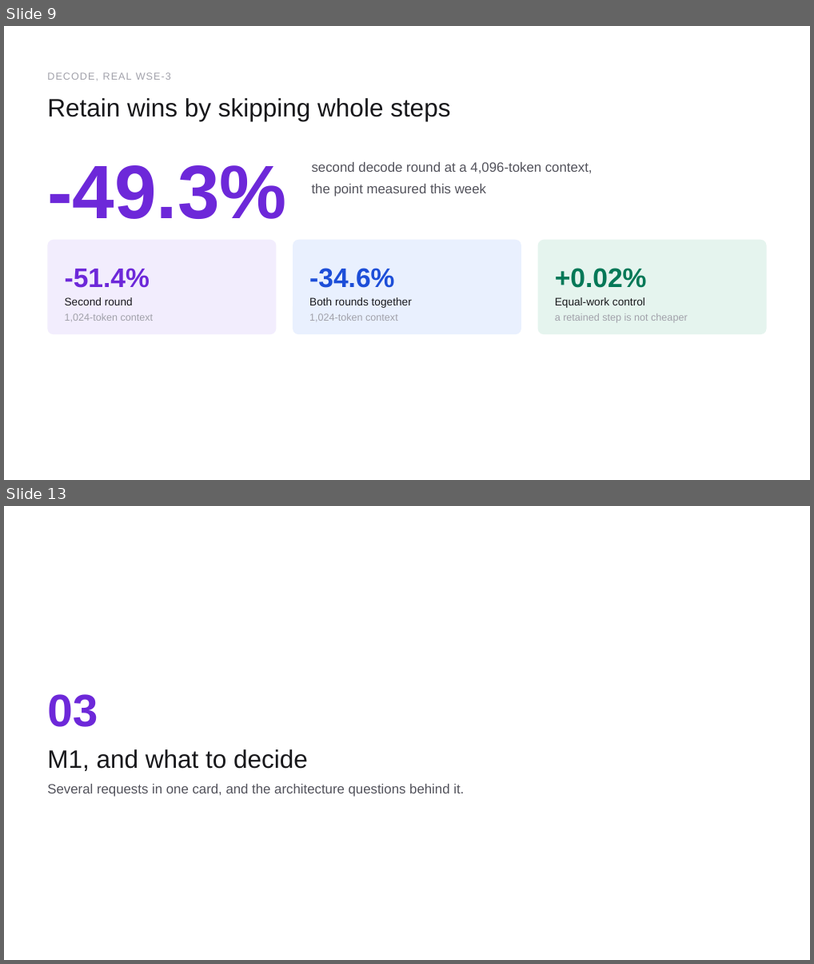
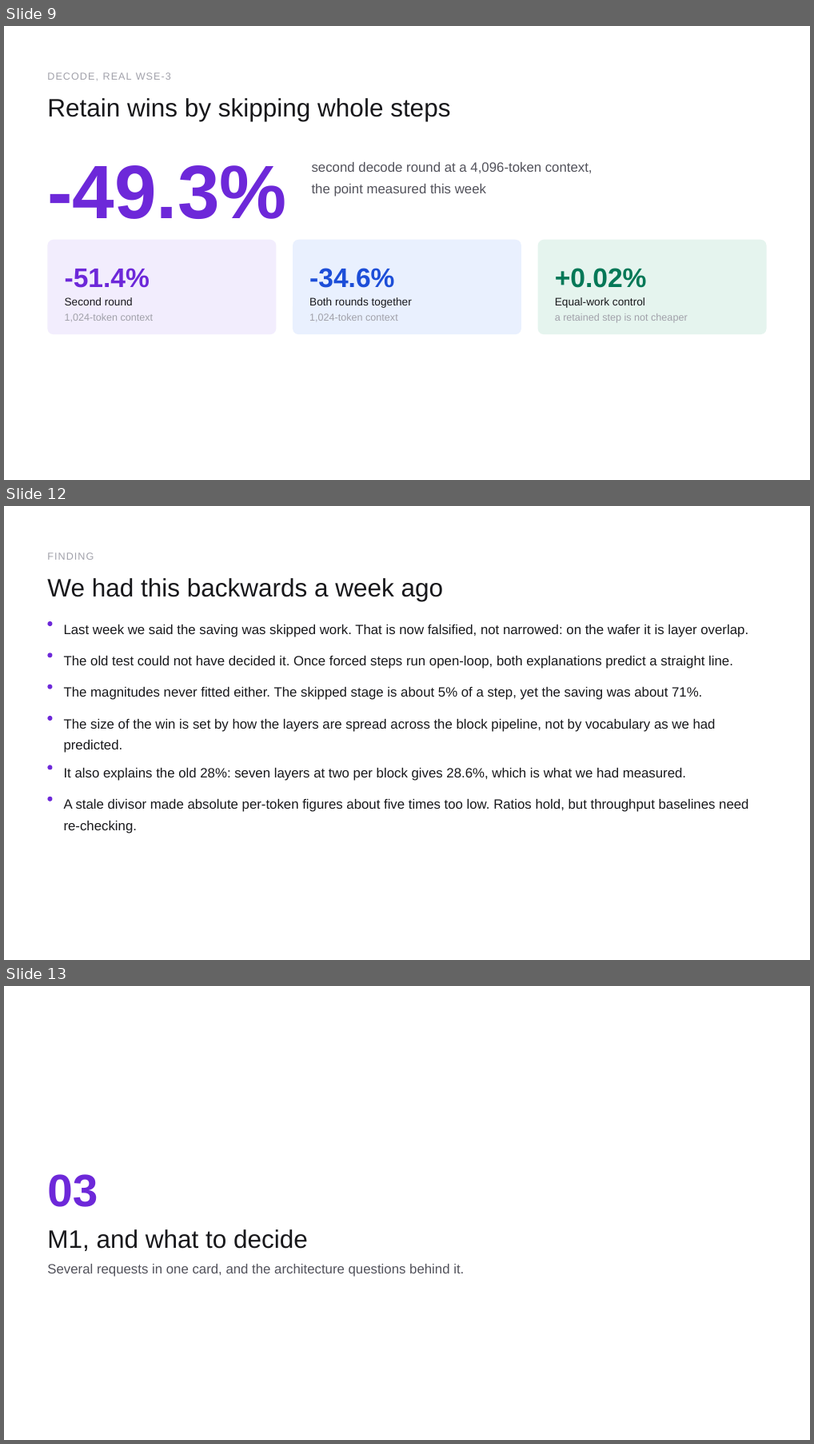
Before and after one commit to happyandslow/agent-memory, a slide deck: projects/WaferEngine-staging/meetings/2026-07-26.pptx. Shown one above the other, each under a label of ours: slides 9 and 13 before the commit, slides 9, 12 and 13 after it; the slides between them are not shown. The pictures are 814x964 and 814x1444 pixels, drawn with LibreOffice and Linux fonts; fonts in the diff are those of the drawing. Boxes give left, top, right and bottom in pixels: in the first picture for what was removed or moved away, otherwise in the second. Text is boxed around its words. In the diff, an @@ line names an element or a change of style, - is before the commit and + after.

```diff
--- a/projects/WaferEngine-staging/meetings/2026-07-26.pptx
+++ b/projects/WaferEngine-staging/meetings/2026-07-26.pptx
@@ slide 12 added at (4, 506, 810, 960), background #FFFFFF @@
@@ text added at (47, 552, 94, 560), 18 pt, text #A1A1AA @@
+FINDING
@@ text added at (47, 578, 444, 601), 45 pt, text #18181B @@
+We had this backwards a week ago
@@ ellipse added at (47, 621, 52, 626), fill #6D28D9 @@
@@ text added at (64, 624, 749, 637), 24 pt, text #18181B @@
+Last week we said the saving was skipped work. That is now falsified, not narrowed: on the wafer it is layer overlap.
@@ ellipse added at (47, 652, 52, 658), fill #6D28D9 @@
@@ text added at (64, 656, 734, 668), 24 pt, text #18181B @@
+The old test could not have decided it. Once forced steps run open-loop, both explanations predict a straight line.
@@ ellipse added at (47, 684, 52, 689), fill #6D28D9 @@
@@ text added at (64, 687, 702, 700), 24 pt, text #18181B @@
+The magnitudes never fitted either. The skipped stage is about 5% of a step, yet the saving was about 71%.
@@ ellipse added at (47, 716, 52, 720), fill #6D28D9 @@
@@ text added at (64, 719, 716, 752), 24 pt, text #18181B @@
+The size of the win is set by how the layers are spread across the block pipeline, not by vocabulary as we had predicted.
@@ ellipse added at (47, 765, 52, 770), fill #6D28D9 @@
@@ text added at (64, 768, 686, 780), 24 pt, text #18181B @@
+It also explains the old 28%: seven layers at two per block gives 28.6%, which is what we had measured.
@@ ellipse added at (47, 796, 52, 801), fill #6D28D9 @@
@@ text added at (64, 799, 749, 833), 24 pt, text #18181B @@
+A stale divisor made absolute per-token figures about five times too low. Ratios hold, but throughput baselines need re-checking.
```
Also in this commit, not shown: 6 slides changed, 1 other slide added, 2 slides removed, 5 other files.
